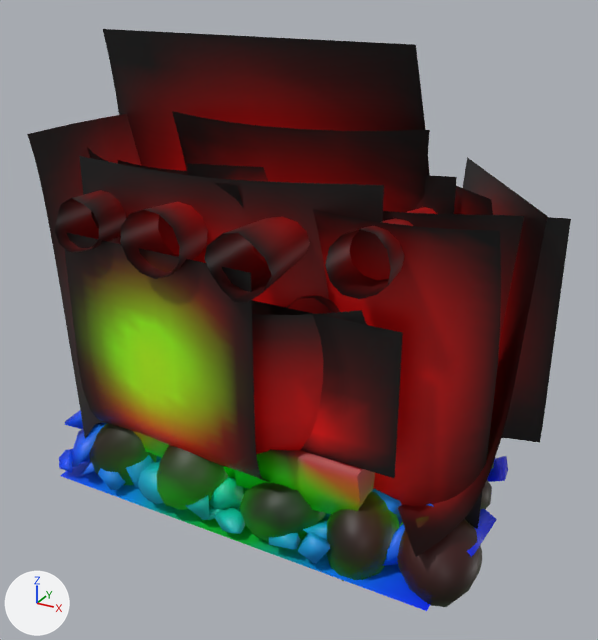
What one commit did to the glTF model vite-project/public/assets/gltf/fire.glb.
The view is the same before and after, from a 50 mm camera at (0.314, -0.532, 0.278) aimed at (0.02, 0.001, 0.012). Every picture has the same lights, and +X, +Y and +Z are marked at lower left. The older version comes first. Where no turn or scale is listed for an object, it has been applied to the vertices. Vertices at exactly the same position are counted once.

The scene before the commit, as lines of its bpy script (objects in view):
```python
me_cube_cell_004_cell_246 = bpy.data.meshes.new('Cube_cell.004_cell.246')
me_cube_cell_004_cell_246.from_pydata(...)  # 1872 vertices, 3042 faces; spans x -0.173..0.222, y -0.07..0.13, z -0.041..0.026
me_cube_cell_004_cell_246.materials.append(mat_defaultmaterial_016)
me_plane_016 = bpy.data.meshes.new('Plane.016')
me_plane_016.from_pydata(...)  # 128 vertices, 210 faces; spans x -0.112..0.107, y -0.023..0.025, z 0.0..0.265
me_plane_016.materials.append(mat_defaultmaterial_021)
me_plane_018 = bpy.data.meshes.new('Plane.018')
me_plane_018.from_pydata(...)  # 128 vertices, 210 faces; spans x -0.076..0.085, y -0.021..0.009, z 0.0..0.236
me_plane_018.materials.append(mat_defaultmaterial_023)
me_sphere = bpy.data.meshes.new('Sphere')
me_sphere.from_pydata(...)  # 1596 vertices, 3136 faces; spans x -0.13..0.254, y -0.087..0.105, z -0.073..0.029
me_sphere.materials.append(mat_defaultmaterial_020)
ob_coal = bpy.data.objects.new('coal', me_sphere)
ob_coal.location = (-0.0568, -0.014, -0.0848)
ob_coal_fire_01 = bpy.data.objects.new('coal_fire_01', me_plane_016)
ob_coal_fire_01.location = (0.005, 0.0172, -0.0976)
ob_coal_fire_03 = bpy.data.objects.new('coal_fire_03', me_plane_018)
ob_coal_fire_03.location = (0.1045, -0.0337, -0.1133)
ob_ember_bed = bpy.data.objects.new('ember_bed', me_cube_cell_004_cell_246)
ob_ember_bed.location = (-0.0278, -0.0249, -0.1072)
# also in view: 'wood_fire_06' at (0.03, 0.011, 0.047); 'fire_cylinder_01' at (-0.111, -0.004, 0.096); 'wood_fire_03' at (-0.003, -0.063, -0.006); 'wood_fire_07' at (-0.049, -0.069, -0.009); 'coal_fire_04' at (0.04, -0.049, -0.029)
```
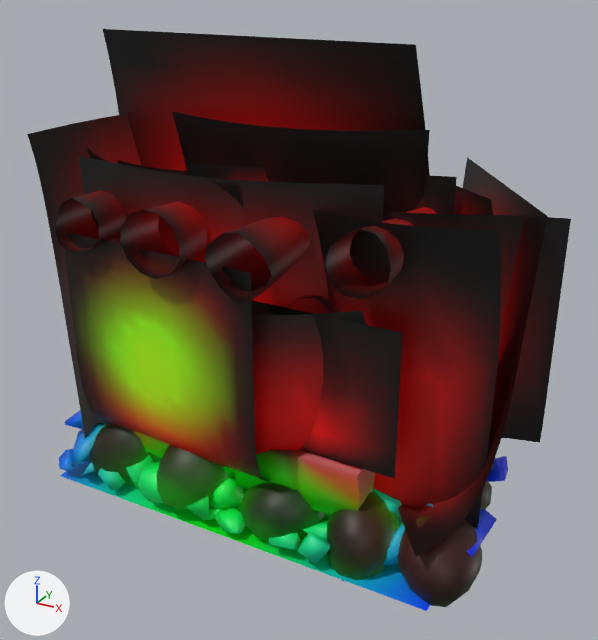
Commit message: coal fire update 1

Changed parts and their boxes [x1, y1, x2, y2] in the pictures (598 x 640 px):
```json
{"part": 1, "of": "me_cube_cell_004_cell_246", "change": "recoloured", "before": [165, 477, 260, 543], "after": [165, 477, 260, 543]}
{"part": 2, "of": "me_cube_cell_004_cell_246", "change": "recoloured", "before": [117, 455, 394, 575], "after": [117, 455, 394, 575]}
{"part": 3, "of": "me_cube_cell_004_cell_246", "change": "recoloured", "before": [62, 419, 433, 593], "after": [62, 419, 433, 593]}
{"part": 4, "of": "me_cube_cell_004_cell_246", "change": "recoloured", "before": [59, 411, 431, 611], "after": [59, 411, 431, 611]}
{"part": 5, "of": "me_plane_016", "change": "recoloured", "before": [184, 123, 422, 211], "after": [184, 123, 422, 211], "on screen": "dark red to black"}
{"part": 6, "of": "me_plane_016", "change": "recoloured", "before": [208, 151, 408, 212], "after": [208, 151, 408, 212]}
{"part": 7, "of": "me_plane_018", "change": "recoloured", "before": [337, 306, 461, 379], "after": [337, 306, 461, 379]}
{"part": 8, "of": "me_plane_018", "change": "recoloured", "before": [324, 257, 463, 362], "after": [324, 257, 463, 362], "on screen": "red to dark red"}
{"part": 9, "of": "me_plane_018", "change": "recoloured", "before": [313, 212, 501, 360], "after": [313, 212, 501, 360], "on screen": "dark red to black"}
{"part": 10, "of": "me_plane_018", "change": "recoloured", "before": [321, 233, 500, 379], "after": [321, 233, 500, 379]}
```

Scene script edits in JSON lines:
```json
{"block": "me_cube_cell_004_cell_246", "where": "me_cube_cell_004_cell_246.from_pydata(...)  # 1872 vertices, 3042 faces; spans x -0.173..0.222, y -0.07..0.13, z -0.041..0.026"}
{"block": "me_cube_cell_004_cell_246", "where": "# used by ob_ember_bed; location = (-0.0278, -0.0249, -0.1072)"}
{"block": "me_cube_cell_004_cell_246", "change": "me_cube_cell_004_cell_246 part 1: 1132 faces centred in x -0.056..0.1, y -0.058..0.097, z -0.037..0.024 are repainted in the vertex colours; the middle colour goes from green #00e276 to green #00fc21"}
{"block": "me_cube_cell_004_cell_246", "change": "me_cube_cell_004_cell_246 part 2: 1056 faces centred in x -0.106..0.146, y -0.069..0.121, z -0.037..0.021 are repainted in the vertex colours; the middle colour goes from cyan #00b0b7 to green #00ee58"}
{"block": "me_cube_cell_004_cell_246", "change": "me_cube_cell_004_cell_246 part 3: 506 faces centred in x -0.137..0.181, y -0.069..0.121, z -0.037..0.01 are repainted in the vertex colours; the middle colour goes from blue #0178e5 to cyan #01bfab"}
{"block": "me_cube_cell_004_cell_246", "change": "me_cube_cell_004_cell_246 part 4: 341 faces centred in x -0.162..0.216, y -0.068..0.119, z -0.037..0.007 are repainted in the vertex colours; the middle colour goes from blue #044ff8 to blue #0474e8"}
{"block": "me_plane_016", "where": "me_plane_016.from_pydata(...)  # 128 vertices, 210 faces; spans x -0.112..0.107, y -0.023..0.025, z 0.0..0.265"}
{"block": "me_plane_016", "where": "# used by ob_coal_fire_01; location = (0.005, 0.0172, -0.0976)"}
{"block": "me_plane_016", "change": "me_plane_016 part 5: 40 faces centred in x -0.099..0.096, y -0.022..0.02, z 0.082..0.258 are repainted in the vertex colours; the middle colour goes from dark red #520000 to black #050000"}
{"block": "me_plane_016", "change": "me_plane_016 part 6: 23 faces centred in x -0.08..0.084, y -0.018..0.013, z 0.063..0.233 are repainted in the vertex colours; the middle colour goes from red #940000 to black #1b0000"}
{"block": "me_plane_018", "where": "me_plane_018.from_pydata(...)  # 128 vertices, 210 faces; spans x -0.076..0.085, y -0.021..0.009, z 0.0..0.236"}
{"block": "me_plane_018", "where": "# used by ob_coal_fire_03; location = (0.1045, -0.0337, -0.1133)"}
{"block": "me_plane_018", "change": "me_plane_018 part 7: 43 faces centred in x -0.044..0.055, y -0.012..-0.003, z 0.092..0.162 are repainted in the vertex colours; the middle colour goes from red #d70000 to red #c40000"}
{"block": "me_plane_018", "change": "me_plane_018 part 8: 29 faces centred in x -0.044..0.055, y -0.017..-0.005, z 0.129..0.203 are repainted in the vertex colours; the middle colour goes from red #ba0000 to dark red #5c0000"}
{"block": "me_plane_018", "change": "me_plane_018 part 9: 39 faces centred in x -0.067..0.077, y -0.02..0.004, z 0.097..0.231 are repainted in the vertex colours; the middle colour goes from dark red #590000 to black #030000"}
{"block": "me_plane_018", "change": "me_plane_018 part 10: 27 faces centred in x -0.06..0.07, y -0.018..0.001, z 0.092..0.217 are repainted in the vertex colours; the middle colour goes from red #970000 to black #1b0000"}
```
